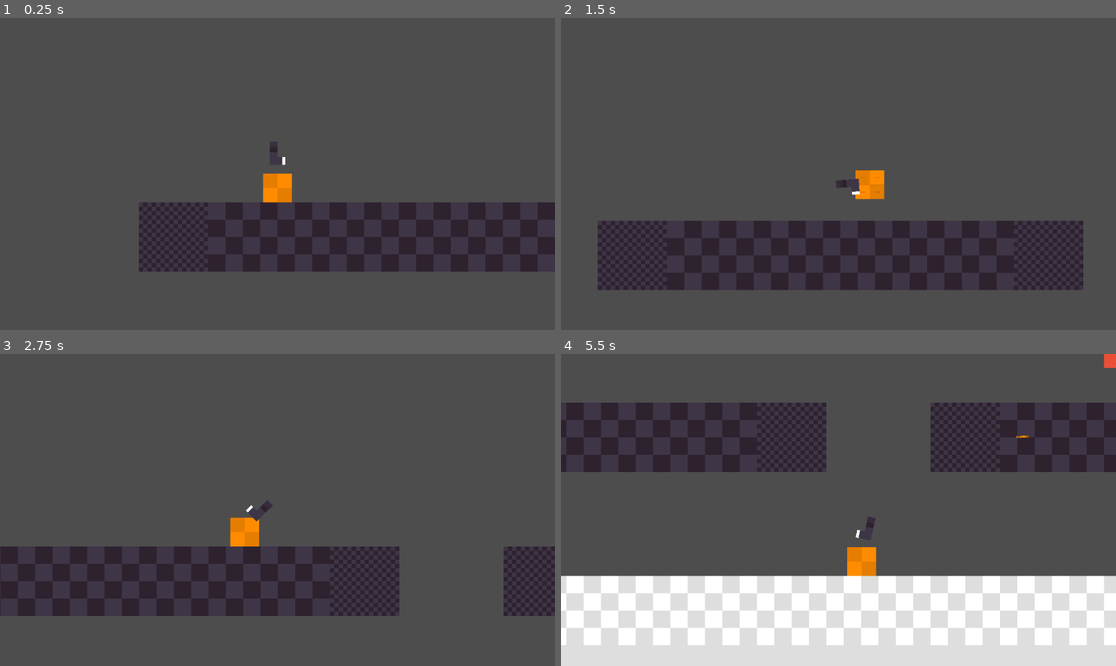
Above: before the commit, frames 1-4 (two rows, left to right).
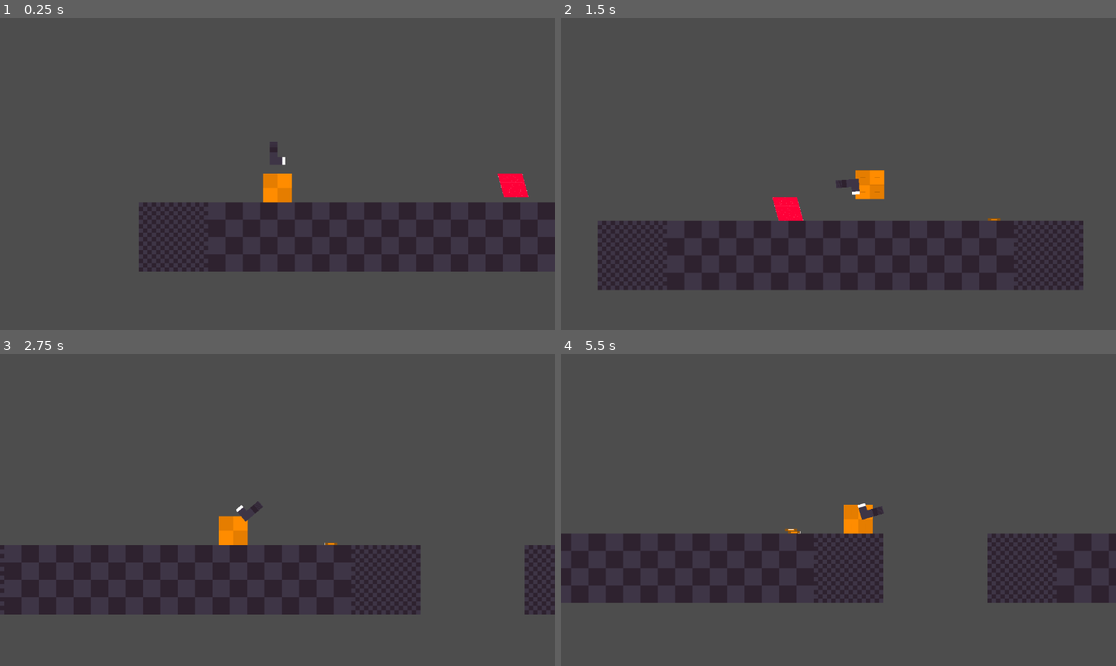
Above: after the commit, the same moments.

Repository: MemeCake789/Delta
Game: Godot game, scene res://scenes/main.tscn
The game is run twice, just before and just after one commit, with the same random seed, the same clock (stepped at 60 frames per second) and the same inputs.
Inputs (mouse positions are in pixels of both pictures, inside the frame that each line leads up to):
- Up to frame 1 (0.25 s): no input
- Up to frame 2 (1.5 s): move the mouse to (960, 158) at 0.52 s; press the mouse at (960, 158) at 0.53 s; hold D (move_right) from 0.53 s (still down); tap W (jump) at 0.77 s; tap 1 (one, bound only after the commit) at 0.8, 1.35 s; move the mouse to (727, 189) at 1.27 s; release the mouse at (727, 189) at 1.28 s
- Up to frame 3 (2.75 s): tap W (jump) at 1.52 s; tap 2 (two, bound only after the commit) at 1.55 s; move the mouse to (333, 441) at 2.02 s; release D (move_right) at 2.03 s; hold A (move_left) from 2.03 s (still down); hold 2 (two, bound only after the commit) from 2.03 s (still down); click (333, 441) at 2.3 s
- Up to frame 4 (5.5 s): move the mouse to (810, 572) at 2.77 s; release A (move_left) at 2.78 s; release 2 (two, bound only after the commit) at 2.78 s; hold D (move_right) 2.78-4.28 s; tap Shift (run) at 2.85 s; tap W (jump) at 3.02, 3.77, 4.52 s; tap 1 (one, bound only after the commit) at 3.05, 4.35, 5.3 s; move the mouse to (1005, 556) at 3.52 s; press the mouse at (1005, 556) at 3.53 s; tap 2 (two, bound only after the commit) at 3.8 s; move the mouse to (672, 463) at 4.27 s; release the mouse at (672, 463) at 4.28 s; hold A (move_left) 4.28-5.03 s; click (672, 463) at 4.55 s; move the mouse to (866, 510) at 5.02 s; hold D (move_right) from 5.03 s (still down); hold 2 (two, bound only after the commit) from 5.03 s (still down)

The runs differ from the first frame. In frame 1, 0.3% of the frame differs, in the area x 89-96%, y 49-58%; in frame 2, 0.4%; in frame 3, 2.1%; in frame 4, 46%, in the area x 0-100%, y 0-100%.

Commit message:
Enemy State Manager
Created a State Manager for the enemy, also fixed some collision issues with the bullets.

Diff:
--- a/project.godot
+++ b/project.godot
@@ -14,6 +14,14 @@
 run/main_scene="res://scenes/main.tscn"
 config/features=PackedStringArray("4.2", "GL Compatibility")
 config/icon="res://assets/icon.svg"
+
+[file_customization]
+
+folder_colors={
+"res://assets/": "blue",
+"res://scenes/": "green",
+"res://src/": "orange"
+}
 
 [input]
 
@@ -45,6 +53,16 @@
 "events": [Object(InputEventMouseButton,"resource_local_to_scene":false,"resource_name":"","device":-1,"window_id":0,"a …(268 unchanged characters)…
 ]
 }
+one={
+"deadzone": 0.5,
+"events": [Object(InputEventKey,"resource_local_to_scene":false,"resource_name":"","device":-1,"window_id":0,"alt_pressed":false,"shift_pressed":false,"ctrl_pressed":false,"meta_pressed":false,"pressed":false,"keycode":0,"physical_keycode":49,"key_label":0,"unicode":49,"echo":false,"script":null)
+]
+}
+two={
+"deadzone": 0.5,
+"events": [Object(InputEventKey,"resource_local_to_scene":false,"resource_name":"","device":-1,"window_id":0,"alt_pressed":false,"shift_pressed":false,"ctrl_pressed":false,"meta_pressed":false,"pressed":false,"keycode":0,"physical_keycode":50,"key_label":0,"unicode":50,"echo":false,"script":null)
+]
+}
 
 [physics]
 
--- a/scenes/bullet.tscn
+++ b/scenes/bullet.tscn
@@ -9,6 +9,9 @@
 [node name="Bullet" type="RigidBody2D"]
 top_level = true
 mass = 0.1
+can_sleep = false
+freeze_mode = 1
+continuous_cd = 1
 script = ExtResource("1_d02ld")
 
 [node name="CollisionShape2D" type="CollisionShape2D" parent="."]
@@ -21,3 +24,11 @@
 offset_bottom = 1019.0
 scale = Vector2(0.05, 0.01)
 texture = ExtResource("2_3tu0j")
+metadata/_edit_use_anchors_ = true
+
+[node name="Timer" type="Timer" parent="."]
+process_callback = 0
+wait_time = 10.0
+autostart = true
+
+[connection signal="timeout" from="Timer" to="." method="_on_timer_timeout"]
--- /dev/null
+++ b/scenes/enemy.tscn
@@ -0,0 +1,32 @@
+[gd_scene load_steps=7 format=3 uid="uid://dvir70o6horkr"]
+
+[ext_resource type="Script" path="res://src/Enemy.gd" id="1_hq5kv"]
+[ext_resource type="Texture2D" uid="uid://b4t0kuav5khdc" path="res://assets/proto/Red/texture_05.png" id="2_xe7qq"]
+[ext_resource type="Script" path="res://src/States/StateMachine.gd" id="3_1suqh"]
+[ext_resource type="Script" path="res://src/States/EnemyIdle.gd" id="4_t1bhs"]
+[ext_resource type="Script" path="res://src/States/EnemyFollow.gd" id="5_sr21w"]
+
+[sub_resource type="RectangleShape2D" id="RectangleShape2D_81ghr"]
+
+[node name="Enemy" type="CharacterBody2D"]
+script = ExtResource("1_hq5kv")
+
+[node name="Sprite2D" type="Sprite2D" parent="."]
+scale = Vector2(0.1, 0.1)
+texture = ExtResource("2_xe7qq")
+
+[node name="CollisionShape2D" type="CollisionShape2D" parent="."]
+scale = Vector2(5.1, 5.1)
+shape = SubResource("RectangleShape2D_81ghr")
+
+[node name="StateMachine" type="Node" parent="." node_paths=PackedStringArray("initial_state")]
+script = ExtResource("3_1suqh")
+initial_state = NodePath("Idle")
+
+[node name="Idle" type="Node" parent="StateMachine" node_paths=PackedStringArray("enemy")]
+script = ExtResource("4_t1bhs")
+enemy = NodePath("../..")
+
+[node name="Follow" type="Node" parent="StateMachine" node_paths=PackedStringArray("enemy")]
+script = ExtResource("5_sr21w")
+enemy = NodePath("../..")
--- a/scenes/main.tres
+++ b/scenes/main.tres
@@ -201,5 +201,6 @@
 [resource]
 tile_size = Vector2i(160, 160)
 occlusion_layer_0/light_mask = 1
+occlusion_layer_0/sdf_collision = true
 physics_layer_0/collision_layer = 1
 sources/0 = SubResource("TileSetAtlasSource_3xlvm")
--- a/scenes/main.tscn
+++ b/scenes/main.tscn
@@ -1,7 +1,8 @@
-[gd_scene load_steps=3 format=3 uid="uid://dsgmremitnucx"]
+[gd_scene load_steps=4 format=3 uid="uid://dsgmremitnucx"]
 
 [ext_resource type="PackedScene" uid="uid://bdyi8allsdfyv" path="res://scenes/player.tscn" id="1_yikqm"]
 [ext_resource type="TileSet" uid="uid://bqt5mxtfgj5mt" path="res://scenes/main.tres" id="2_0ka7e"]
+[ext_resource type="PackedScene" uid="uid://dvir70o6horkr" path="res://scenes/enemy.tscn" id="3_m06v7"]
 
 [node name="Main" type="Node2D"]
 
@@ -13,3 +14,6 @@
 tile_set = ExtResource("2_0ka7e")
 format = 2
 layer_0/tile_data = PackedInt32Array(196606, 196608, 0, 262142, 196608, 0, 196607, 196608, 0, 262143, 196608, 0, 131072 …(5584 unchanged characters)…
+
+[node name="Enemy" parent="." instance=ExtResource("3_m06v7")]
+position = Vector2(978, 217)
--- a/scenes/player.tscn
+++ b/scenes/player.tscn
@@ -8,7 +8,7 @@
 [sub_resource type="RectangleShape2D" id="RectangleShape2D_152bx"]
 size = Vector2(120, 120)
 
-[node name="Player" type="CharacterBody2D"]
+[node name="Player" type="CharacterBody2D" groups=["Player"]]
 script = ExtResource("1_gqmup")
 
 [node name="CollisionShape2D" type="CollisionShape2D" parent="."]
--- a/src/Bullet.gd
+++ b/src/Bullet.gd
@@ -1 +1,13 @@
 extends RigidBody2D
+
+@export var shoot_power = 6000
+
+func _ready():
+	var mouse_pos = get_global_mouse_position()
+	var dir = (mouse_pos - global_position).normalized()
+	var impulse = dir * shoot_power  # Adjust the multiplier as needed
+	apply_central_impulse(impulse)
+
+
+func _on_timer_timeout():
+	queue_free()
--- /dev/null
+++ b/src/Enemy.gd
@@ -0,0 +1,5 @@
+extends CharacterBody2D
+class_name enemy
+
+func _physics_process(delta):
+	move_and_slide()
--- a/src/Gun.gd
+++ b/src/Gun.gd
@@ -12,10 +12,8 @@
 	%ShootPoint.add_child(new_bullet)
 
 	# Apply impulse
-	var mouse_pos = get_global_mouse_position()
-	var dir = (mouse_pos - new_bullet.global_position).normalized()
-	var impulse = dir * 10000  # Adjust the multiplier as needed
-	new_bullet.apply_central_impulse(impulse)
+
+
 
 
 func _ready():
@@ -23,7 +21,6 @@
 
 func _input(event):
 	if event.is_action_pressed("shoot"):
-
 		shoot()
 
 # Called every frame. 'delta' is the elapsed time since the previous frame.
--- a/src/Player.gd
+++ b/src/Player.gd
@@ -3,6 +3,7 @@
 @export var walkSpeed = 700
 @export var runSpeed = 1200
 @export var jumpVelocity:int = -1000
+
 var walkAcceleration: int = 2000                  # Adjust this value to control acceleration when walking
 var runAcceleration: int = 3000                   # Adjust this value to control acceleration when running
 var wallJumpPower:int = 700                       # Power when jumping off wall
--- /dev/null
+++ b/src/States/EnemyFollow.gd
@@ -0,0 +1,21 @@
+extends State
+class_name EnemyFollow
+
+var player : CharacterBody2D
+
+@export var enemy : CharacterBody2D
+
+func Enter():
+	enemy.skew = 0
+	player = get_tree().get_first_node_in_group("Player")
+	print_rich("[color=red]Enter on EnemyFollow[/color]")
+
+func Update(delta : float):
+	print_rich("[color=red]Update on EnemyFollow[/color]")
+
+func Physics_Update(delta : float):
+	var direction = player.global_position - enemy.global_position
+	print_rich("[color=red]Physics_Update on EnemyFollow[/color]")
+
+	if Input.is_action_pressed("one"):
+		Transitioned.emit(self, "idle")
--- /dev/null
+++ b/src/States/EnemyIdle.gd
@@ -0,0 +1,21 @@
+extends State
+class_name EnemyIdle
+
+var player : CharacterBody2D
+@export var enemy : CharacterBody2D
+
+
+func Enter():
+	enemy.skew = 50
+	player = get_tree().get_first_node_in_group("Player")
+	print_rich("[color=blue]Enter on EnemyIdle[/color]")
+
+func Update(delta : float):
+	print_rich("[color=blue]Update on EnemyIdle[/color]")
+
+func Physics_Update(delta : float):
+
+	print_rich("[color=blue]Physics_Update on EnemyIdle[/color]")
+
+	if Input.is_action_pressed("two"):
+		Transitioned.emit(self, "follow")
--- /dev/null
+++ b/src/States/State.gd
@@ -0,0 +1,16 @@
+extends Node
+class_name State
+
+signal Transitioned
+
+func Enter():
+	pass
+
+func Exit():
+	pass
+
+func Update(_delta : float):
+	pass
+
+func Physics_Update(_delta : float):
+	pass
--- /dev/null
+++ b/src/States/StateMachine.gd
@@ -0,0 +1,39 @@
+extends Node
+
+@export var initial_state : State
+
+var current_state : State
+var states : Dictionary = {}
+
+func _ready():
+	for child in get_children():
+		if child is State:
+			states[child.name.to_lower()] = child
+			child.Transitioned.connect(on_child_transition)
+
+	if initial_state:
+		initial_state.Enter()
+		current_state = initial_state
+
+func _process(delta):
+	if current_state:
+		current_state.Update(delta)
+
+func _physics_process(delta):
+	if current_state:
+		current_state.Physics_Update(delta)
+
+func on_child_transition(state, new_state_name):
+	if state != current_state:
+		return
+
+	var new_state = states.get(new_state_name.to_lower())
+
+	if !new_state:
+		return
+	if current_state:
+		current_state.Exit()
+
+	new_state.Enter()
+
+	current_state = new_state
